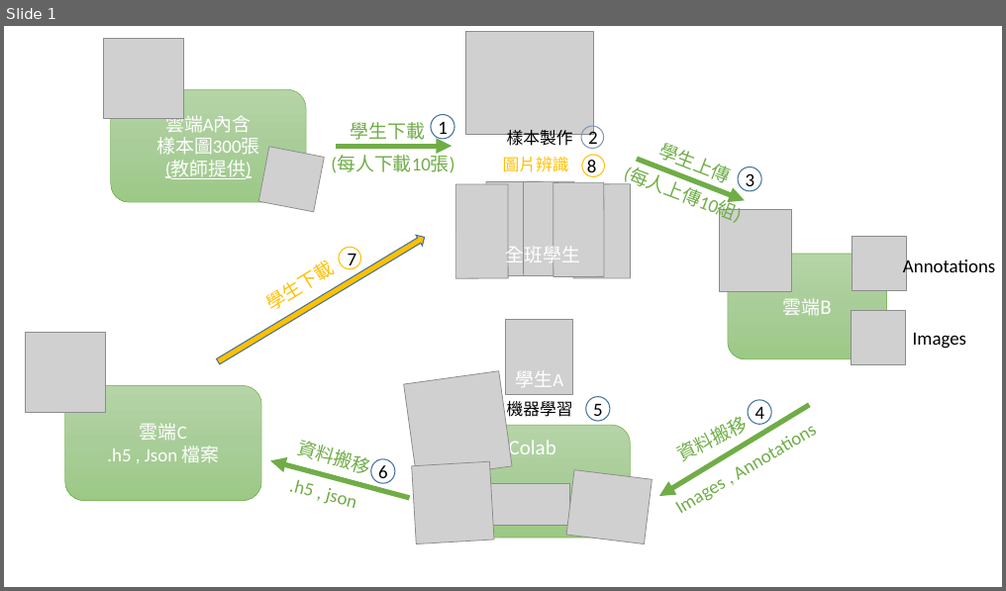
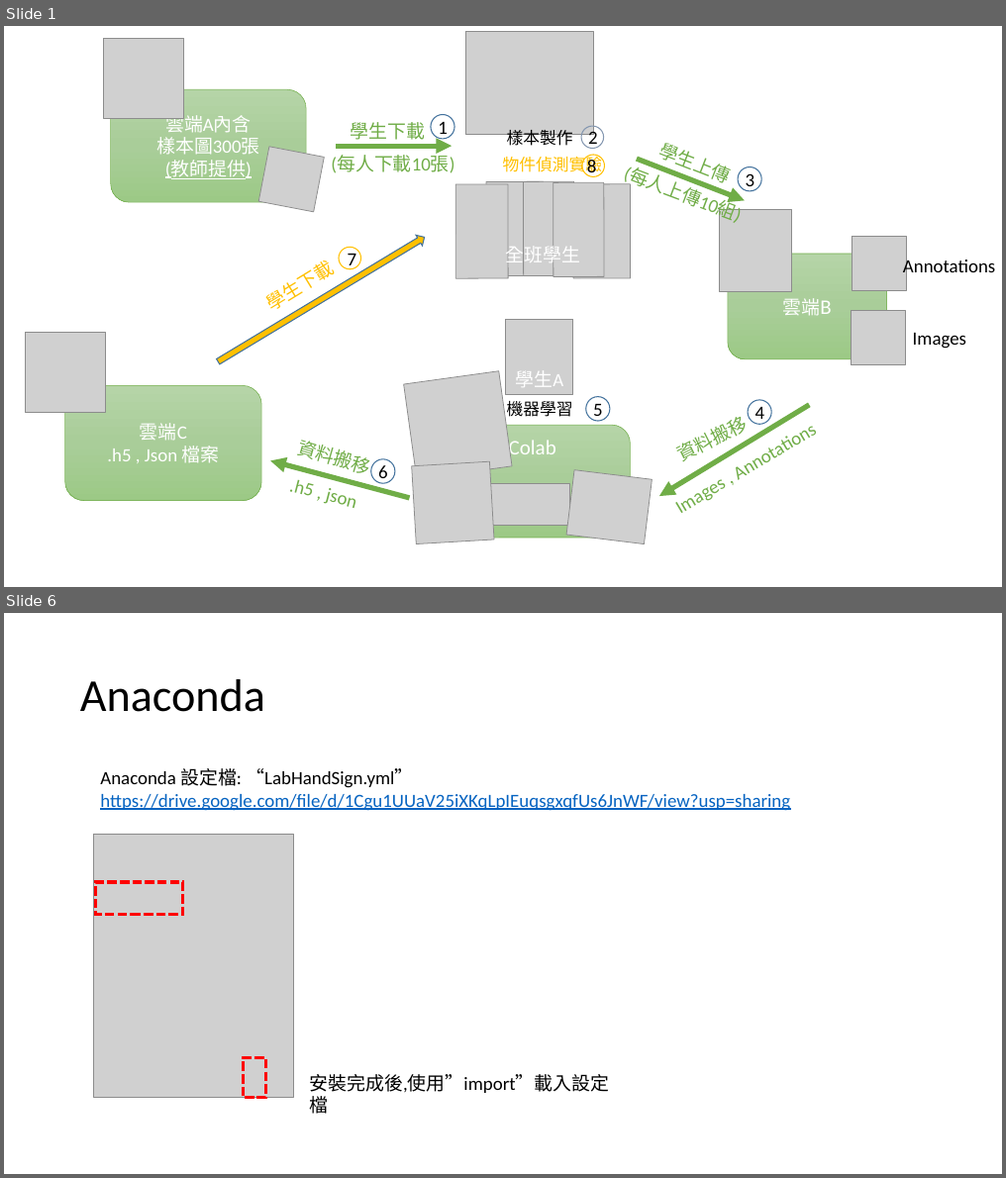
Before and after one commit to NAERSTEAM/EELAB, a slide deck: LAB_20200530_0_HandSignRecognition/process_of_machine_learning_for_LAB20200724_0/process_of_machine_learning_for_LAB20200530(traditional_Chinese).pptx. Shown one above the other, each under a label of ours: slide 1 before the commit, slides 1 and 6 after it; the slides between them are not shown. The pictures are 1006x591 and 1006x1178 pixels, drawn with LibreOffice and Linux fonts; fonts in the diff are those of the drawing; grey boxes stand for pictures. Boxes give left, top, right and bottom in pixels: in the first picture for what was removed or moved away, otherwise in the second. Text is boxed around its words. In the diff, an @@ line names an element or a change of style, - is before the commit and + after.

```diff
--- a/LAB_20200530_0_HandSignRecognition/process_of_machine_learning_for_LAB20200724_0/process_of_machine_learning_for_LAB20200530(traditional_Chinese).pptx
+++ b/LAB_20200530_0_HandSignRecognition/process_of_machine_learning_for_LAB20200724_0/process_of_machine_learning_for_LAB20200530(traditional_Chinese).pptx
@@ slide 6 added at [4, 613, 1002, 1174], background #FFFFFF @@
@@ title added at [80, 679, 265, 712], 44 pt, text #000000 @@
+Anaconda
@@ text added at [100, 768, 790, 811], 18 pt, text #0563C1, underline @@
+Anaconda 設定檔: “LabHandSign.yml”
+https://drive.google.com/file/d/1Cgu1UUaV25iXKqLpIEuqsgxqfUs6JnWF/view?usp=sharing
@@ picture added at [93, 834, 294, 1097] @@
@@ rectangle added at [96, 882, 183, 915], outline #FF0000 3 pt dashed @@
@@ rectangle added at [243, 1059, 266, 1097], outline #FF0000 3 pt dashed @@
@@ text added at [310, 1074, 610, 1093], 18 pt, text #000000 @@
+安裝完成後,使用”import”載入設定檔
@@ slide 1 changed as well @@
@@ text at [503, 154, 602, 175]: text changed @@
-圖片辨識
+物件偵測實驗
```
Also in this commit, not shown: 4 other slides added, 2 slides removed, 4 other files.
